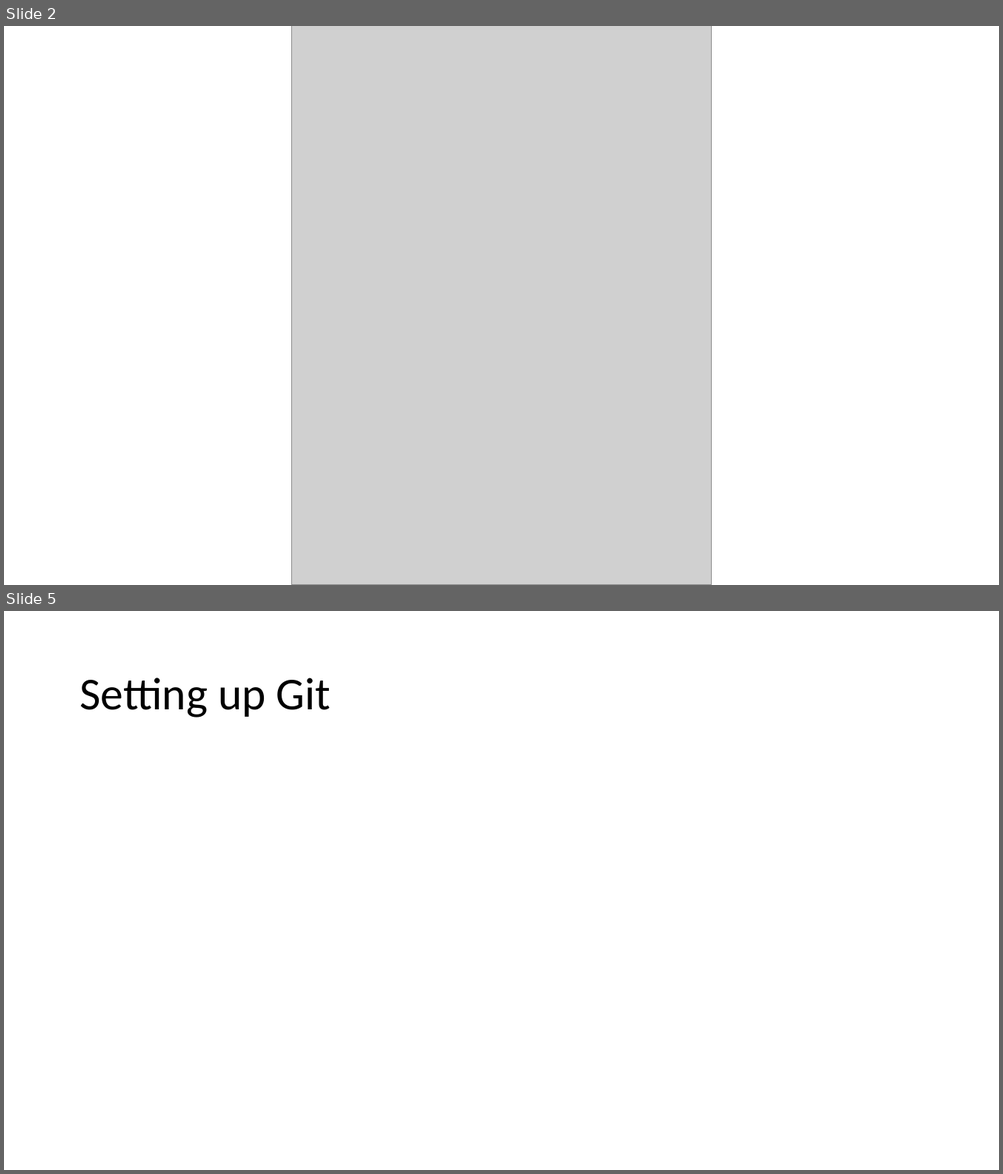
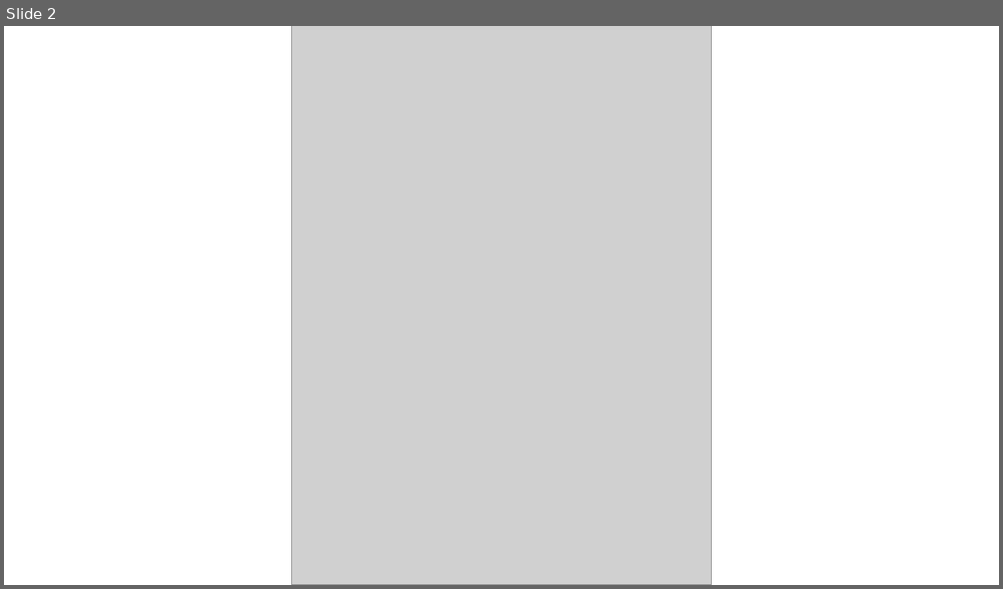
Before and after one commit to mychan24/git_github_workshop, a slide deck: Presentation1.pptx. Shown one above the other, each under a label of ours: slides 2 and 5 before the commit, slide 2 after it; the slides between them are not shown. The pictures are 1003x1174 and 1003x589 pixels, drawn with LibreOffice and Linux fonts; fonts in the diff are those of the drawing; grey boxes stand for pictures. Boxes give left, top, right and bottom in pixels: in the first picture for what was removed or moved away, otherwise in the second. Text is boxed around its words. In the diff, an @@ line names an element or a change of style, - is before the commit and + after.

```diff
--- a/Presentation1.pptx
+++ b/Presentation1.pptx
@@ slide 5 removed at <box>4,611,999,1170</box>, background #FFFFFF @@
@@ title removed at <box>79,678,331,718</box> @@
-Setting up Git
```
Also in this commit, not shown: 3 slides changed, 2 slides added, 1 other file.
